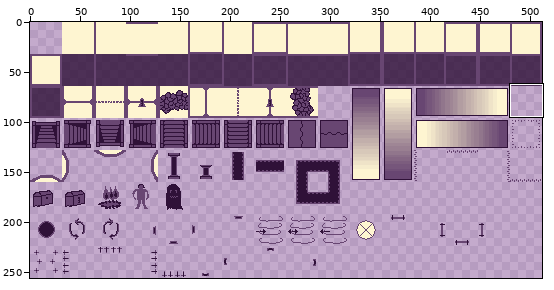
Sprite sheet -- Assets/Tiled/MappingSpriteSheet.png. Above, an overview of the earlier version with the close-up marked.
Close-up. Before the commit:
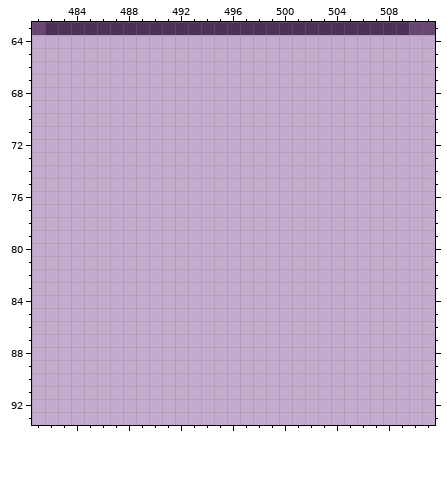
The file is 512x256 pixels. Pixels under 10% opacity are left out. Colours within 5 levels of each other are drawn and written as one. Shown: x 481..511, y 63..93.
After:
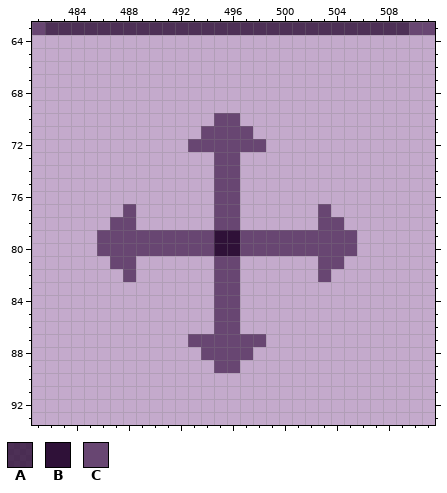
Palette (. is transparent): A #2f1138cc  B #2f1138  C #684672
Edits made:
@@ x 481..511 @@
 69 ...............................
-70 ...............................
-71 ...............................
-72 ...............................
-73 ...............................
-74 ...............................
-75 ...............................
-76 ...............................
-77 ...............................
-78 ...............................
-79 ...............................
-80 ...............................
-81 ...............................
-82 ...............................
-83 ...............................
-84 ...............................
-85 ...............................
-86 ...............................
-87 ...............................
-88 ...............................
-89 ...............................
+70 ..............CC...............
+71 .............CCCC..............
+72 ............CCCCCC.............
+73 ..............CC...............
+74 ..............CC...............
+75 ..............CC...............
+76 ..............CC...............
+77 .......C......CC......C........
+78 ......CC......CC......CC.......
+79 .....CCCCCCCCCBBCCCCCCCCC......
+80 .....CCCCCCCCCBBCCCCCCCCC......
+81 ......CC......CC......CC.......
+82 .......C......CC......C........
+83 ..............CC...............
+84 ..............CC...............
+85 ..............CC...............
+86 ..............CC...............
+87 ............CCCCCC.............
+88 .............CCCC..............
+89 ..............CC...............
 90 ...............................
